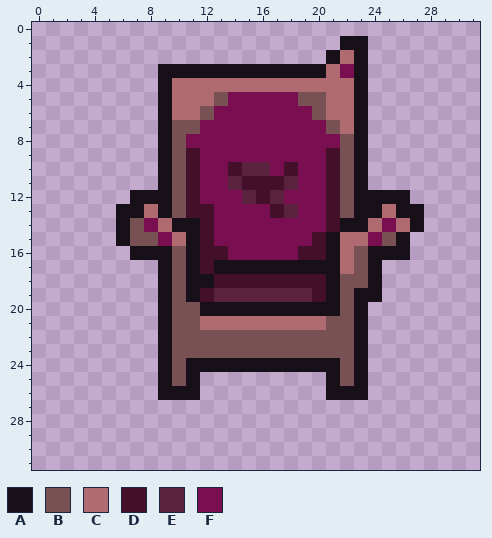
One commit to this pixel-art sprite: public/assets/character/chair.png. The first picture shows the starting point.
The file is 32x32 pixels.
Palette (. is transparent): A #181018  B #775154  C #b06b70  D #440f28  E #5b223d  F #790e50
Once edited:
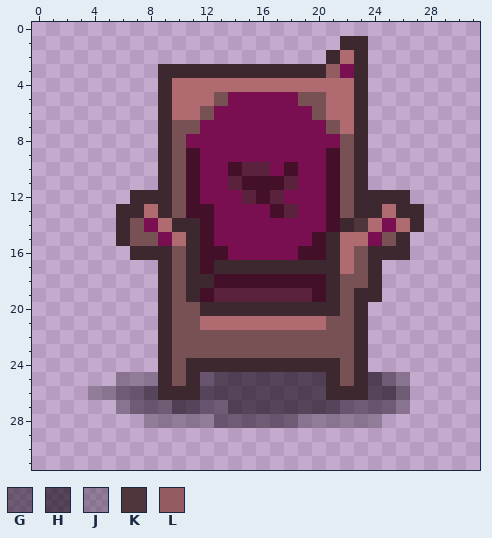
Colours new in this view: G #1306157a  H #1306159f  J #12071647  K #50363b  L #935c60
The exact change:
colour A: #181018 -> #3c282e
Changed rows in their new state; - is a pixel that keeps its letter.
first column x 21:
 3 L
first column x 23:
14 K
first column x 4:
25 --JJJ---GHHHHHHHH---HGJ
26 JJGGH---HHHHHHHHH---HHG
27 --JGGGHHGGHHHHHHHHGGGGJ
28 ----JJJJJGGGGGGJJJJJJ--
Pixel boxes of the changes (left, top, right, bottom) in both pictures:
changed: (88, 36, 424, 428)
